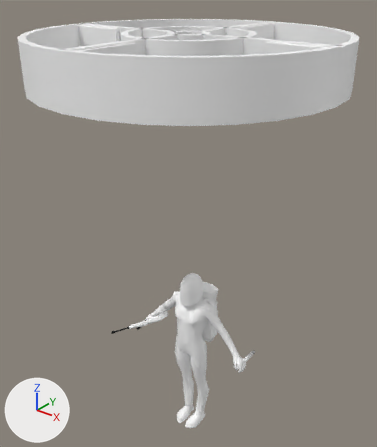
The COLLADA model objects3d/operative_asset.dae: old version first, new version second.
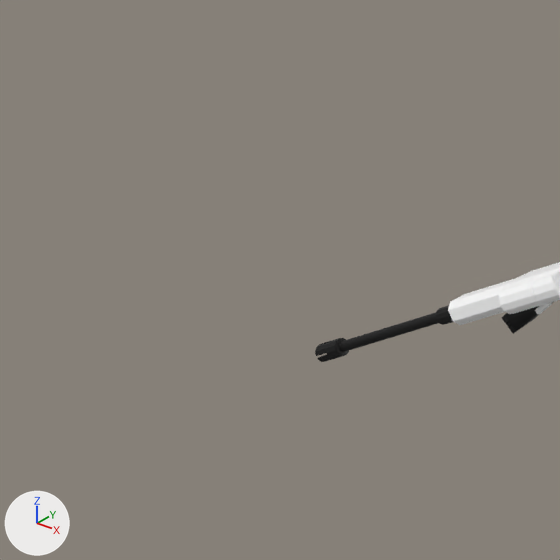
The first picture shows the older version from a 50 mm lens placed at (41.3, -52.2, 69.4), pointed at (-1.7, 1.5, 36.1). The close-ups show both versions on the part from 18% to 38% of the width and 64% to 81% of the height of that picture; other places that the commit changed are outside them. Lighting does not change. The marker at lower left points along +X, +Y and +Z. The close-ups show mesh edges as thin lines. Where no turn or scale is listed for an object, it has been applied to the vertices.

The first close-up shows 'Gun'.
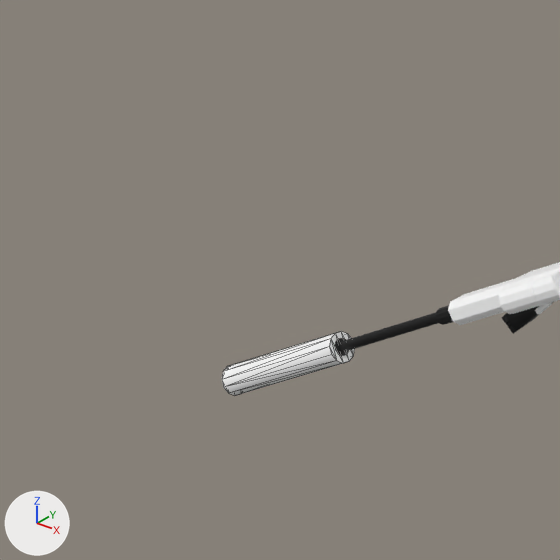
Pixel boxes [x1, y1, x2, y2] of what changed, in the close-ups (560 x 560 px):
'Silencer', added
    after: [222, 331, 355, 395]

Diff of the bpy script that builds the scene:
```diff
--- a/objects3d/operative_asset.dae.py
+++ b/objects3d/operative_asset.dae.py
@@ me_silencermesh @@
+me_silencermesh.from_pydata(...)  # 24 vertices, 44 faces; spans x -1.67..2.35, y -0.79..0.38, z -1.35..1.76
+me_silencermesh.materials.append(mat_02___default)
@@ ob_silencer @@
+ob_silencer = bpy.data.objects.new('Silencer', me_silencermesh)
+ob_silencer.location = (-17.78, -1.92, 10.41)
```
